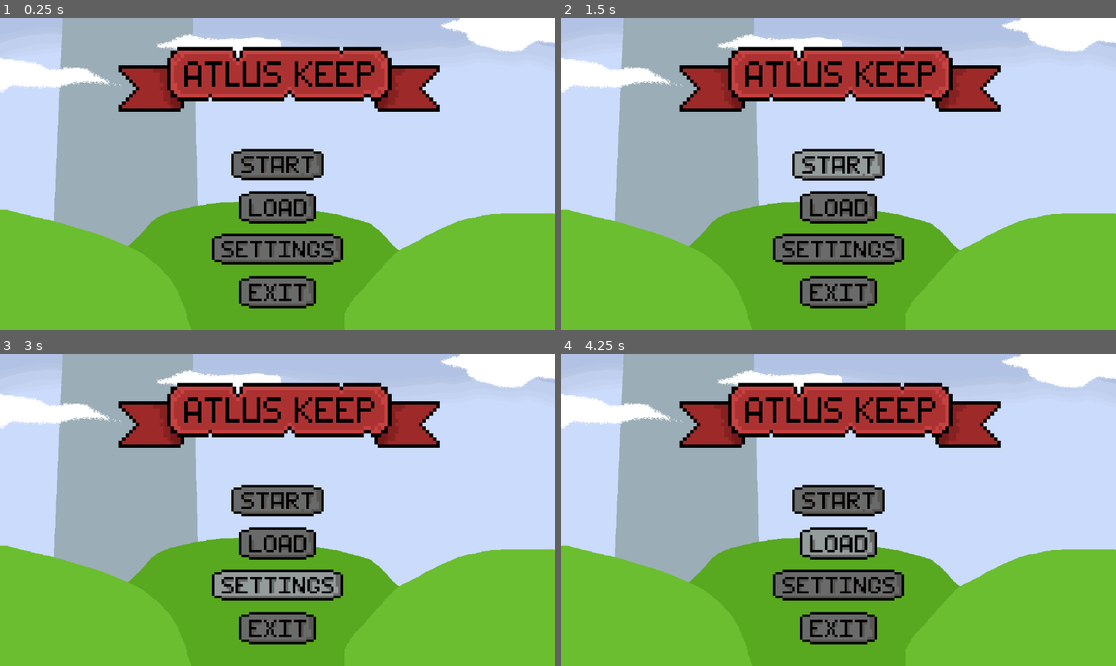
Above: before the commit, frames 1-4 (two rows, left to right).
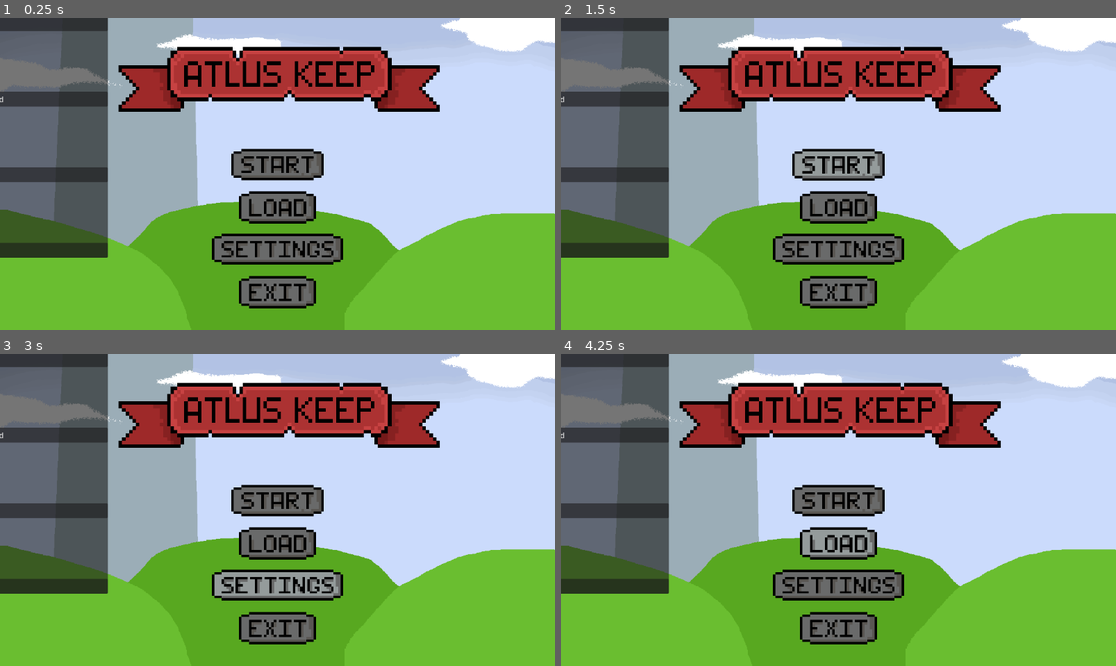
Above: after the commit, the same moments.

Repository: fakename-alias/Atlus-Keep
Game: Godot game, scene res://scenes/main_menu.tscn
Two runs of this game, one before a commit and one after it. Both use one fixed random seed, a clock stepped at 60 frames per second and the inputs below.
Inputs (mouse positions are in pixels of both pictures, inside the frame that each line leads up to):
- Up to frame 1 (0.25 s): no input
- Up to frame 2 (1.5 s): click (838, 164) at 0.5 s; click (838, 164) at 1.25 s
- Up to frame 3 (3 s): click (277, 500) at 2 s; click (277, 584) at 2.75 s
- Up to frame 4 (4.25 s): click (838, 544) at 3.5 s

The runs differ from the first frame. In frame 1, 15% of the frame differs, in the area x 0-20%, y 0-77%; in frame 2, 15%; in frame 3, 15%; in frame 4, 15%.

Commit message:
slight changes

Diff:
--- a/scenes/main_menu.tscn
+++ b/scenes/main_menu.tscn
@@ -1,8 +1,10 @@
-[gd_scene load_steps=16 format=3 uid="uid://cy8nomg4u4yjv"]
+[gd_scene load_steps=18 format=3 uid="uid://cy8nomg4u4yjv"]
 
 [ext_resource type="Texture2D" uid="uid://b6d80yhbdgrf1" path="res://assets/images/mm background.png" id="1_l6cm7"]
+[ext_resource type="Script" uid="uid://cxxc6gn7k254b" path="res://scripts/main_menu.gd" id="1_wu84c"]
 [ext_resource type="Texture2D" uid="uid://4d6iilnq14nb" path="res://assets/images/Atlus Keep banner.png" id="2_ekxnf"]
 [ext_resource type="Texture2D" uid="uid://yns7h2mncxvp" path="res://assets/sprites/menu buttons.png" id="3_bqqt6"]
+[ext_resource type="PackedScene" uid="uid://c5skmxbjeirsk" path="res://scenes/pause_menu.tscn" id="5_8ln24"]
 
 [sub_resource type="AtlasTexture" id="AtlasTexture_wu84c"]
 atlas = ExtResource("3_bqqt6")
@@ -53,6 +55,7 @@
 region = Rect2(34, 18, 31, 13)
 
 [node name="MainMenu" type="Node2D"]
+script = ExtResource("1_wu84c")
 
 [node name="MmBackground" type="Sprite2D" parent="."]
 position = Vector2(576, 324)
@@ -96,6 +99,7 @@
 texture_normal = SubResource("AtlasTexture_5dd4i")
 texture_pressed = SubResource("AtlasTexture_lgwnu")
 texture_hover = SubResource("AtlasTexture_flqon")
+metadata/_edit_use_anchors_ = true
 
 [node name="load" type="TextureButton" parent="menu buttons"]
 offset_left = 496.0
@@ -106,3 +110,7 @@
 texture_normal = SubResource("AtlasTexture_oa1go")
 texture_pressed = SubResource("AtlasTexture_rcqid")
 texture_hover = SubResource("AtlasTexture_1ajci")
+
+[node name="Pause Menu" parent="." instance=ExtResource("5_8ln24")]
+
+[connection signal="pressed" from="menu buttons/exit" to="." method="_on_exit_pressed"]
--- /dev/null
+++ b/scripts/main_menu.gd
@@ -0,0 +1,5 @@
+extends Node2D
+
+
+func _on_exit_pressed() -> void:
+	get_tree().quit()
Not shown: 1 places in scenes/pause_menu.tscn that only renumber resources
Not shown, added: scripts/main_menu.gd.uid
